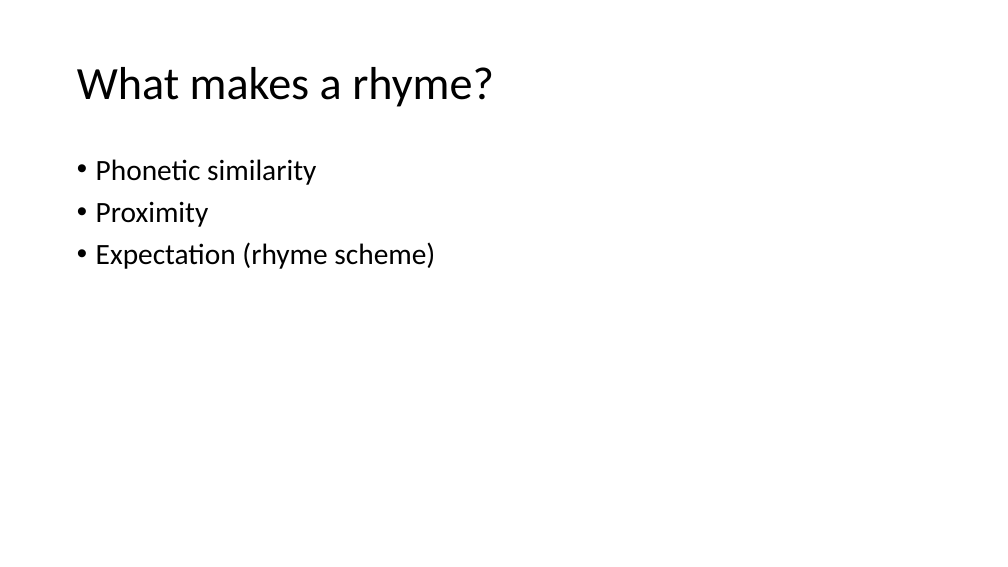
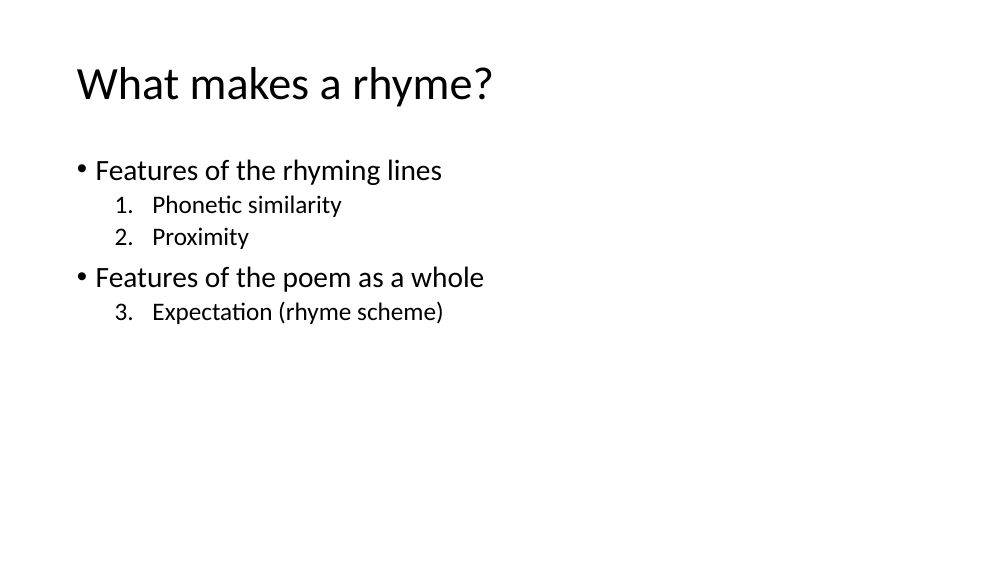
Before and after one commit to Data-Science-for-Linguists-2019/russian_rhyme, a slide deck: slide 7 of 2019-04-11_presentation.pptx (slide 6 before the commit). Drawn at 1008x567 pixels with LibreOffice and Linux fonts; fonts in the diff are those of the drawing. Boxes give left, top, right and bottom in pixels: in the first picture for what was removed or moved away, otherwise in the second. Text is boxed around its words. In the diff, an @@ line names an element or a change of style, - is before the commit and + after.

```diff
--- a/2019-04-11_presentation.pptx
+++ b/2019-04-11_presentation.pptx
@@ text at bbox=[96, 159, 442, 185]: paragraph added @@
+• Features of the rhyming lines
@@ text at bbox=[152, 195, 444, 324]: size 28 to 24 pt in "Phonetic similarity", "Proximity", "Expectation (rhyme scheme)"; bullet • to 1.; list level 1 to 2 in "Phonetic similarity"; list level 1 to 2 in "Proximity"; list level 1 to 2 in "Expectation (rhyme scheme)" @@
@@ text at bbox=[96, 266, 484, 292]: paragraph added @@
+• Features of the poem as a whole
```
Also in this commit, not shown: 10 other slides changed, 8 slides added, 3 slides removed.
